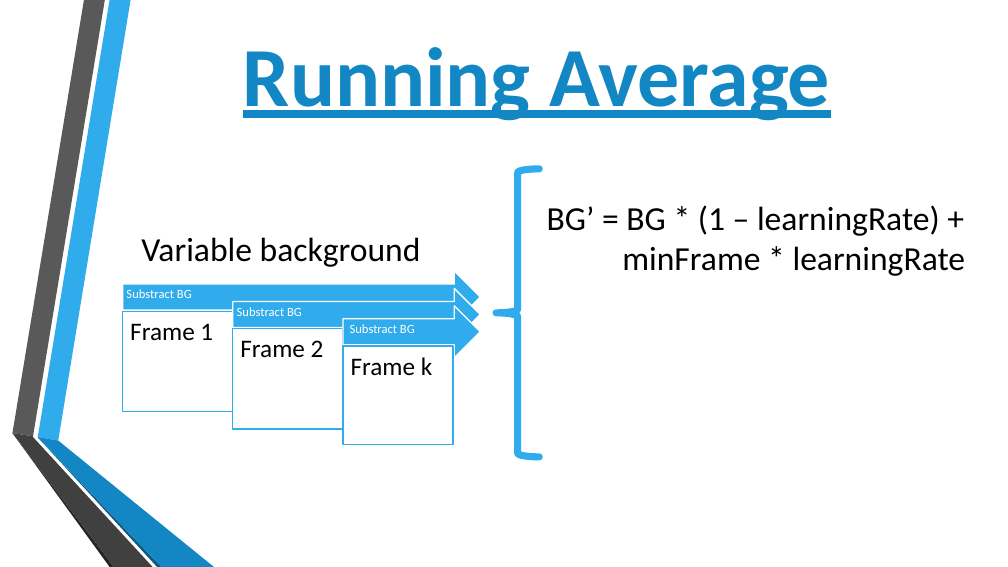
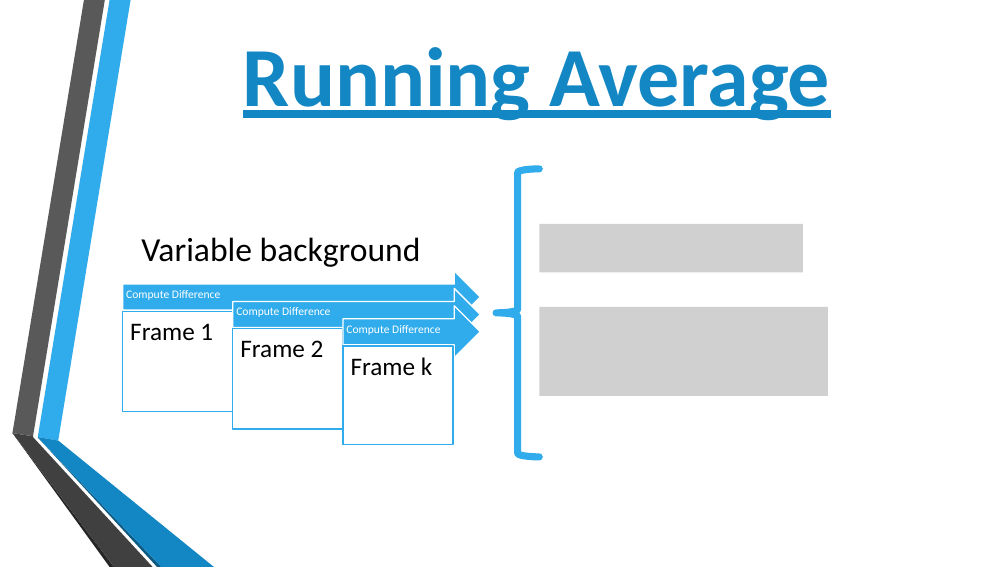
Before and after one commit to 4nc3str4l/VA_GiC, a slide deck: slide 3 of BSaOR.pptx. Drawn at 1008x567 pixels with LibreOffice and Linux fonts; fonts in the diff are those of the drawing; grey boxes stand for pictures; background and template pictures are left out. Boxes give left, top, right and bottom in pixels: in the first picture for what was removed or moved away, otherwise in the second. Text is boxed around its words. In the diff, an @@ line names an element or a change of style, - is before the commit and + after.

```diff
--- a/BSaOR.pptx
+++ b/BSaOR.pptx
@@ text removed at (x1=547, y1=205, x2=966, y2=276) @@
-BG’ = BG * (1 – learningRate) +
-minFrame * learningRate
@@ picture added at (x1=539, y1=224, x2=803, y2=272) @@
@@ text at (x1=126, y1=290, x2=220, y2=300): text changed; size 12 to 11 pt @@
-Substract BG
+Compute Difference
@@ text at (x1=236, y1=307, x2=330, y2=317): text changed; size 12 to 11 pt @@
-Substract BG
+Compute Difference
@@ text at (x1=346, y1=325, x2=440, y2=335): text changed; size 12 to 11 pt @@
-Substract BG
+Compute Difference
@@ picture added at (x1=539, y1=307, x2=828, y2=396) @@
```
Also in this commit, not shown: 5 other slides changed.
